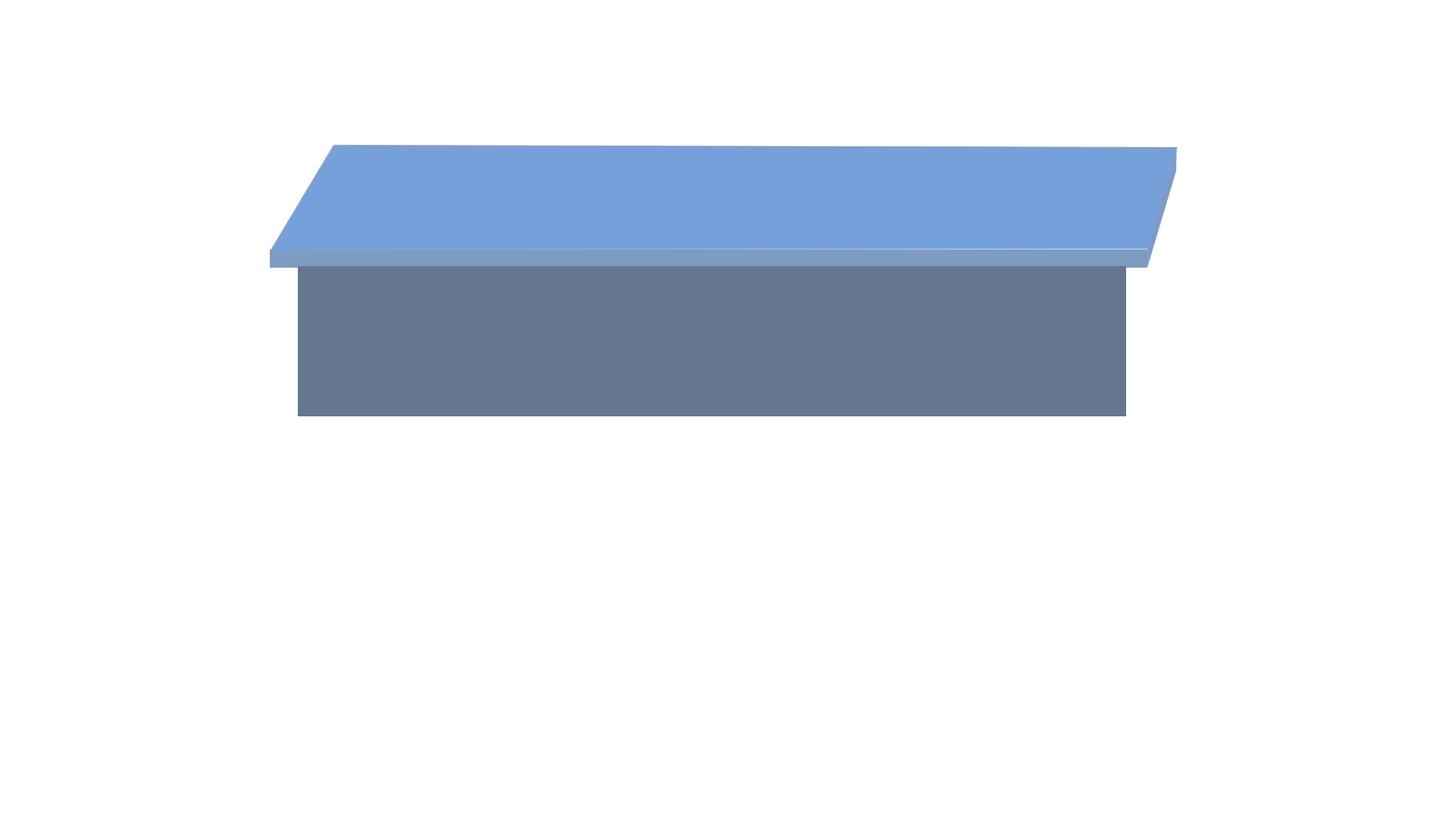
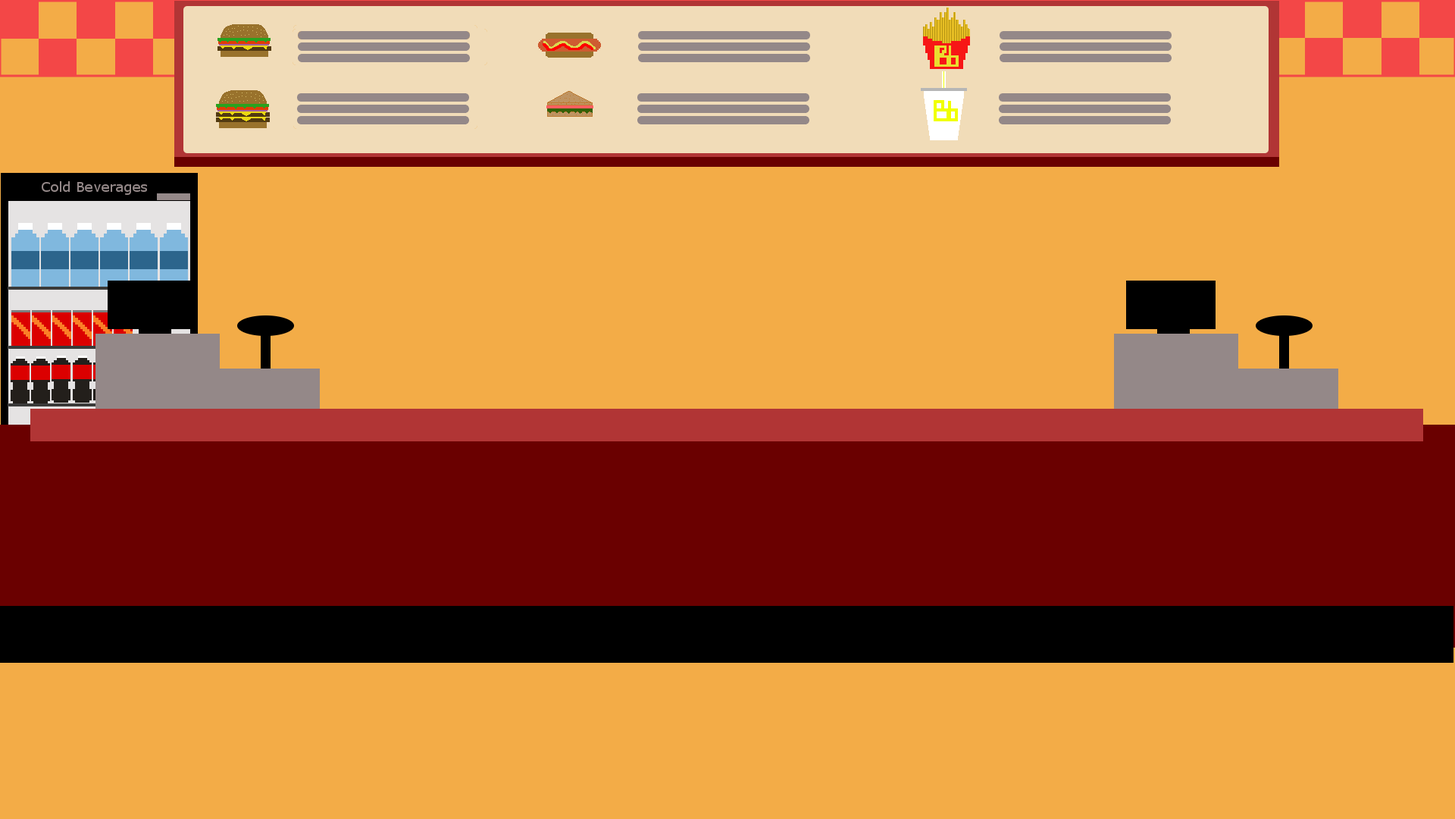
Comparing the layer stacks of the two 1455 x 819 images. Changes:
added layer "doubleburgermenu.png" above "burgermenu.png" over bbox(216, 90, 270, 129)
added layer "burgermenu.png" above "sodacup.png" over bbox(217, 24, 272, 57)
added layer "sodacup.png" above "hotdogmenu.png" over bbox(920, 71, 968, 141)
added layer "hotdogmenu.png" above "friesmenu.png" over bbox(538, 32, 602, 58)
added layer "friesmenu.png" above "sandwichmenu.png" over bbox(923, 7, 971, 69)
added layer "sandwichmenu.png" above "Food Menu" over bbox(546, 90, 594, 117)
added layer "Food Menu" above "Registers" over bbox(174, 0, 1280, 167)
renamed "Layer" to "Registers", painted on it over bbox(95, 144, 1339, 417)
added layer "Counter" above "Cold Beverages" over bbox(0, 408, 1455, 663)
added layer "Cold Beverages" above "Drinks Fridge" over bbox(41, 181, 148, 195)
added layer "Drinks Fridge" above "Restaurant Background" over bbox(0, 172, 198, 661)
showed "Restaurant Background", painted on it over bbox(0, 0, 1455, 819)
